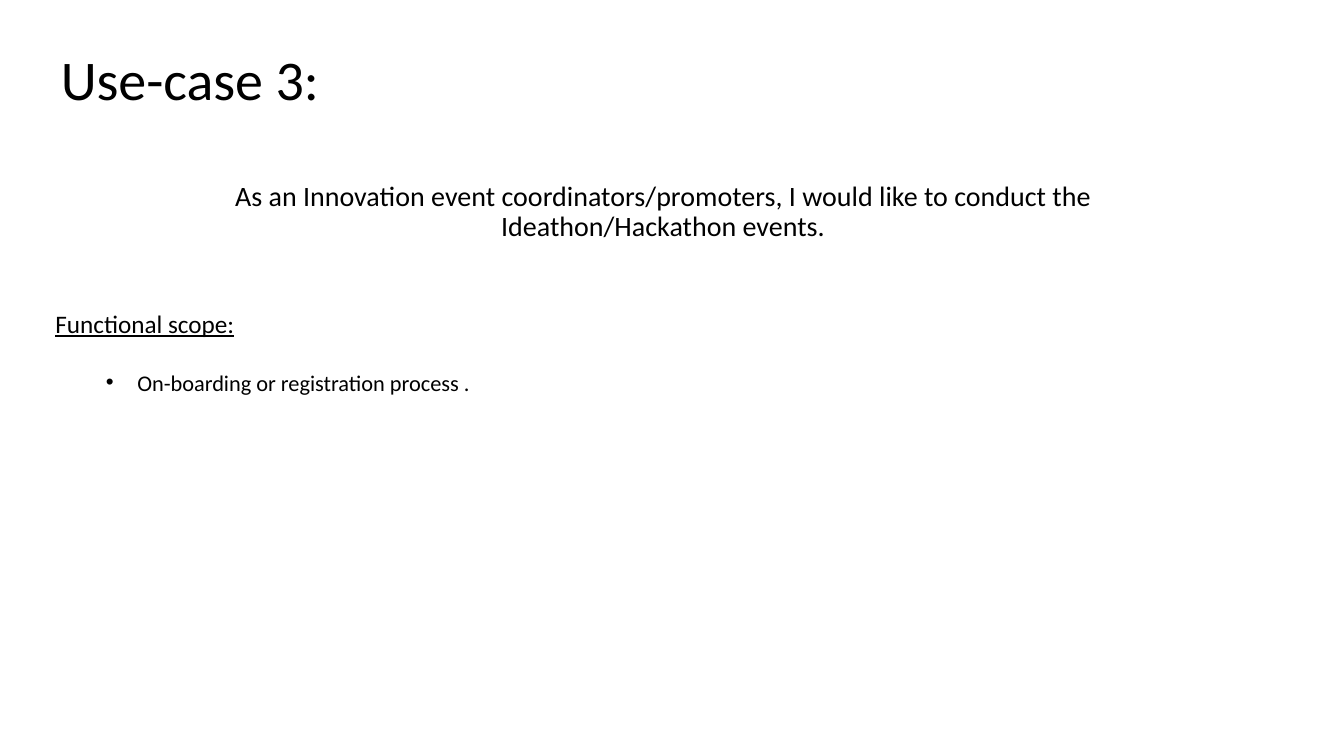
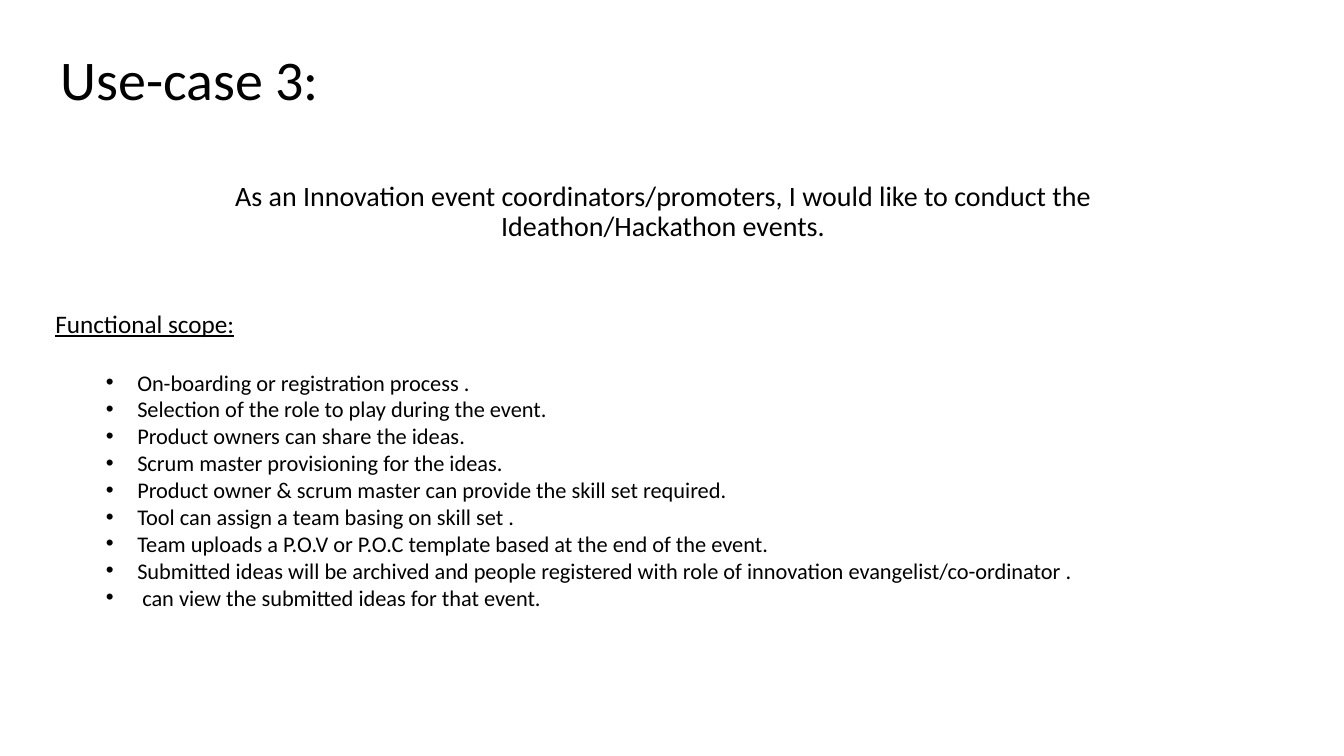
Before and after one commit to Sreenadh1543/ogo-data-holder, a slide deck: slide 4 of 2.use-cases/Use-cases.pptx. Drawn at 1344x756 pixels with LibreOffice and Linux fonts; fonts in the diff are those of the drawing. Boxes give left, top, right and bottom in pixels: in the first picture for what was removed or moved away, otherwise in the second. Text is boxed around its words. In the diff, an @@ line names an element or a change of style, - is before the commit and + after.

```diff
--- a/2.use-cases/Use-cases.pptx
+++ b/2.use-cases/Use-cases.pptx
@@ text at (137,401,1061,606): paragraphs added @@
+  • Selection of the role to play during the event.
+  • Product owners can share the ideas.
+  • Scrum master provisioning for the ideas.
+  • Product owner & scrum master can provide the skill set required.
+  • Tool can assign a team basing on skill set .
+  • Team uploads a P.O.V or P.O.C template based at the end of the event.
+  • Submitted ideas will be archived and people registered with role of innovation evangelist/co-ordinator .
+  • can view the submitted ideas for that event.
```
Also in this commit, not shown: 3 other slides changed.
